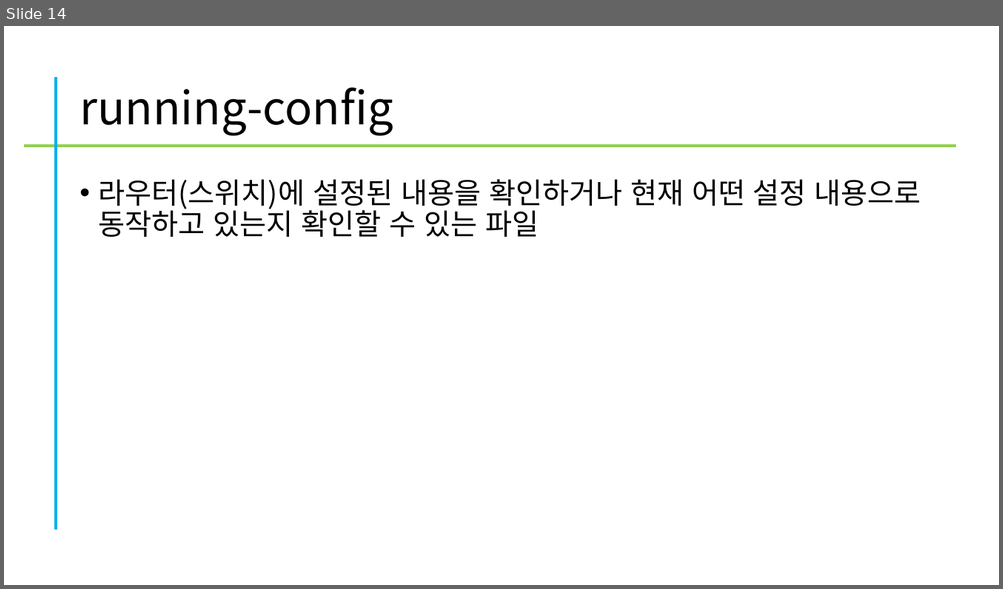
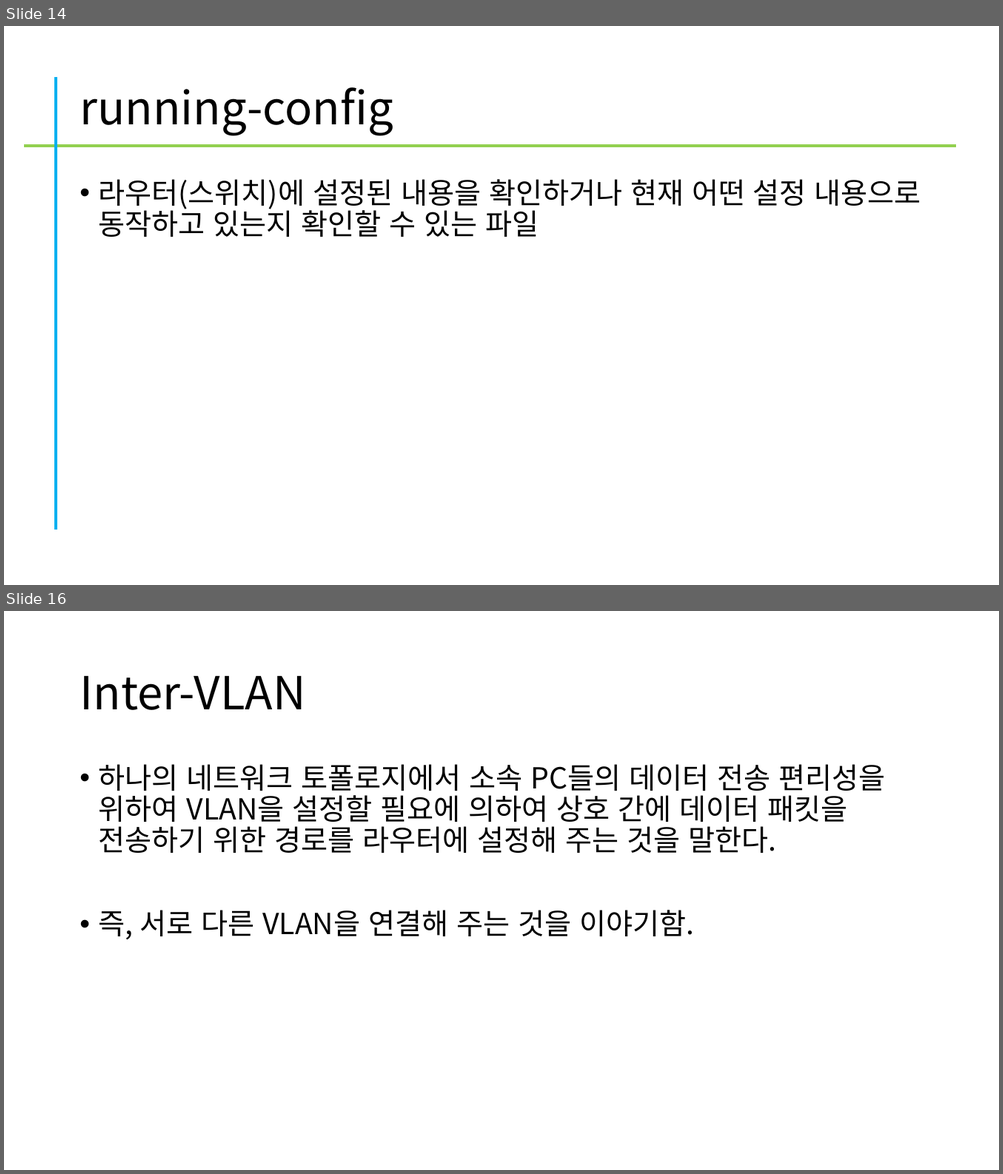
Before and after one commit to kig2929kig/network, a slide deck: 네트워크 구축(학습정리).pptx. Shown one above the other, each under a label of ours: slide 14 before the commit, slides 14 and 16 after it; the slides between them are not shown. The pictures are 1003x589 and 1003x1174 pixels, drawn with LibreOffice and Linux fonts; fonts in the diff are those of the drawing. Boxes give left, top, right and bottom in pixels: in the first picture for what was removed or moved away, otherwise in the second. Text is boxed around its words. In the diff, an @@ line names an element or a change of style, - is before the commit and + after.

```diff
--- a/네트워크 구축(학습정리).pptx
+++ b/네트워크 구축(학습정리).pptx
@@ slide 16 added at bbox=[4, 611, 999, 1170], background #FFFFFF @@
@@ title added at bbox=[79, 676, 305, 710], 44 pt, text #000000 @@
+Inter-VLAN
@@ text added at bbox=[99, 764, 885, 940], 28 pt, text #000000 @@
+• 하나의 네트워크 토폴로지에서 소속 PC들의 데이터 전송 편리성을 위하여 VLAN을 설정할 필요에 의하여 상호 간에 데이터 패킷을 전송하기 위한 경로를 라우터에 설정해 주는 것을 말한다.
+• 즉, 서로 다른 VLAN을 연결해 주는 것을 이야기함.
```
Also in this commit, not shown: 1 slide changed, 1 other slide added.
